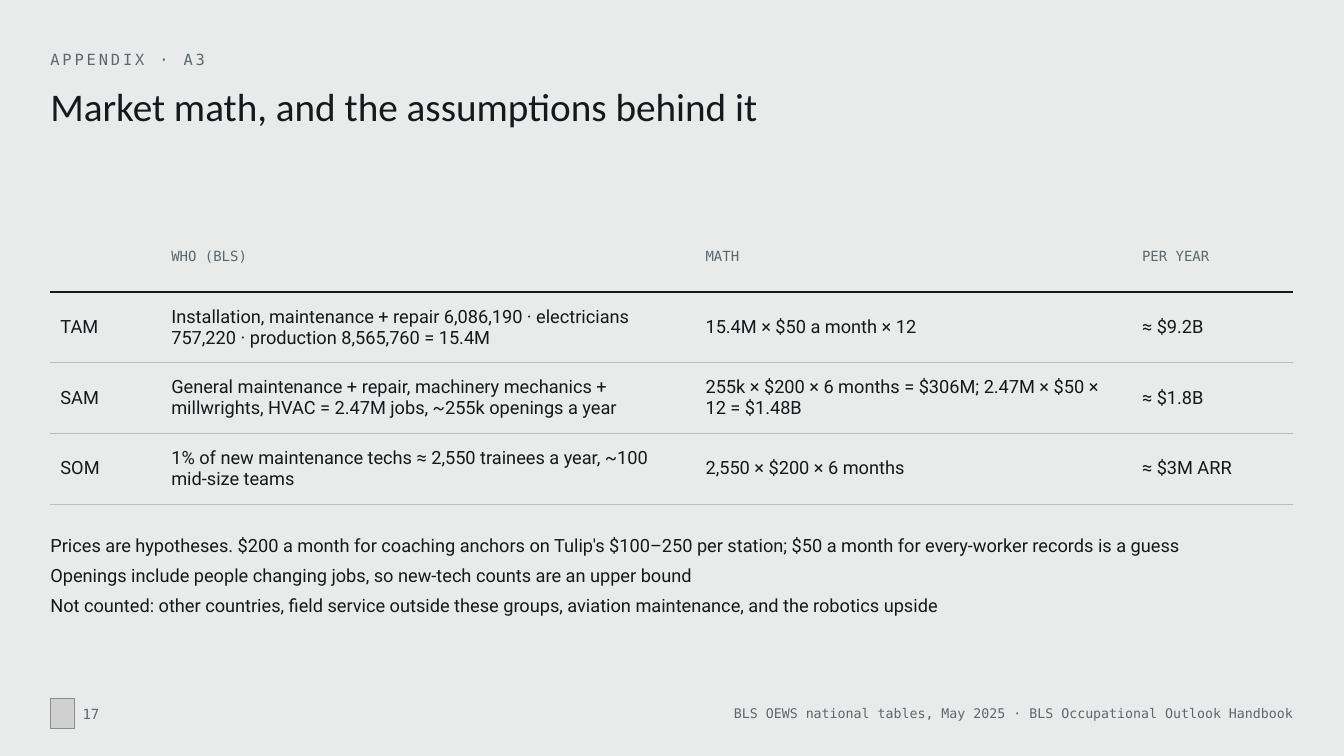
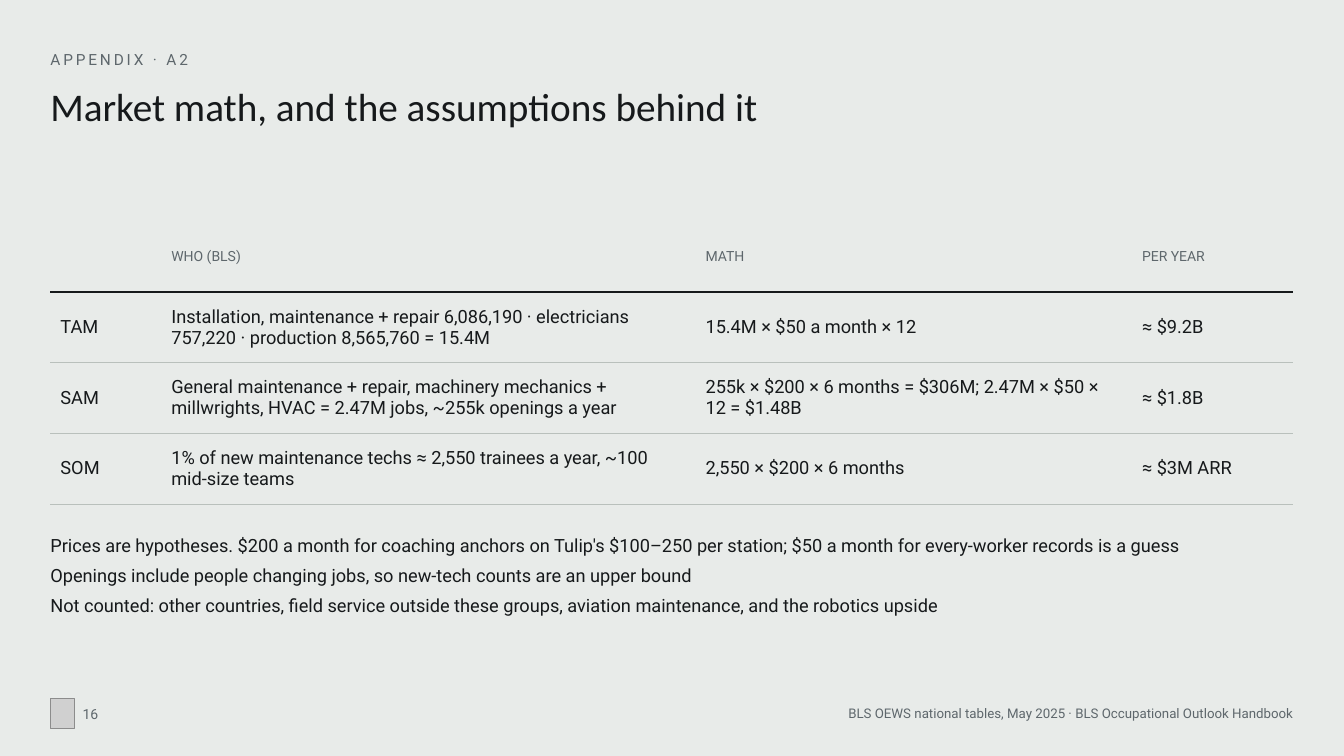
Before and after one commit to MonishSaravana/praxis, a slide deck: slide 16 of deck/Praxis_SAH_Oct2026.pptx (slide 17 before the commit). Drawn at 1344x756 pixels with LibreOffice and Linux fonts; fonts in the diff are those of the drawing; grey boxes stand for pictures. Boxes give left, top, right and bottom in pixels: in the first picture for what was removed or moved away, otherwise in the second. Text is boxed around its words. In the diff, an @@ line names an element or a change of style, - is before the commit and + after.

```diff
--- a/deck/Praxis_SAH_Oct2026.pptx
+++ b/deck/Praxis_SAH_Oct2026.pptx
@@ text at (50,54,188,65): text changed; font DejaVu Sans Mono to Roboto @@
-APPENDIX · A3
+APPENDIX · A2
@@ table at (50,222,1294,489) @@
@@ font DejaVu Sans Mono to Roboto in "WHO (BLS)", "MATH", "PER YEAR" @@
@@ page number at (83,709,99,719): text changed; font DejaVu Sans Mono to Roboto @@
-17
+16
@@ text "BLS OEWS national tables, May ..." at (848,708,1293,721): font DejaVu Sans Mono to Roboto @@
```
Also in this commit, not shown: 21 other slides changed, 1 slide removed, 29 other files.
